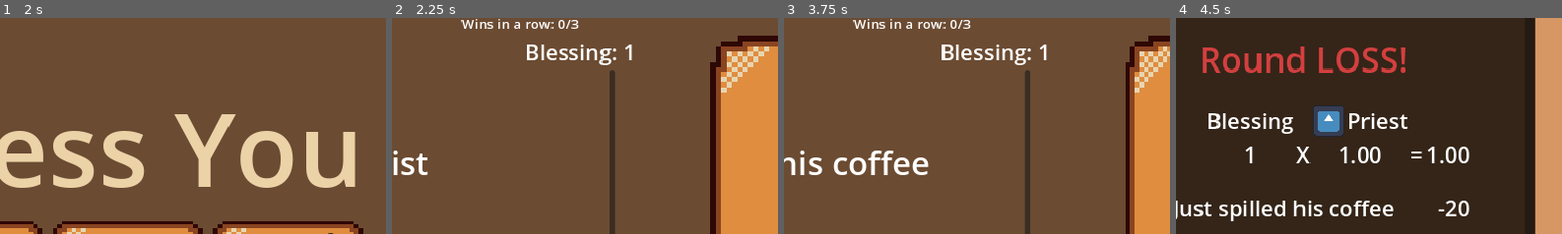
Above: before the commit, frames 1-4 (left to right).
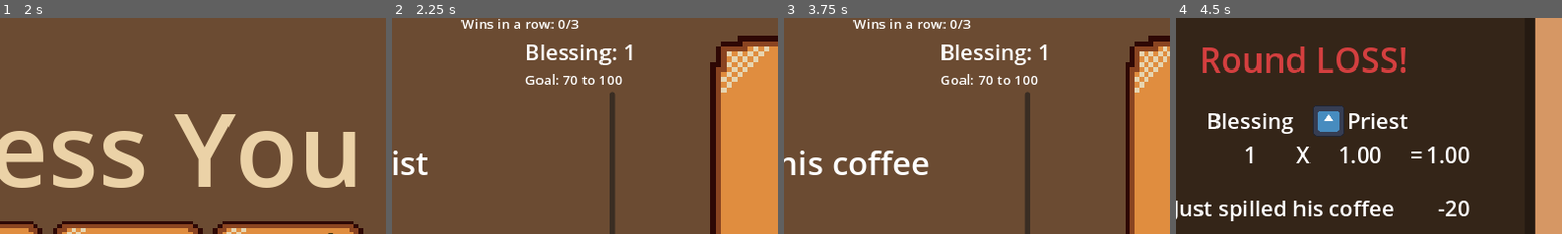
Above: after the commit, the same moments.

Repository: frostblooded/wolf
Game: Godot game, scene res://scenes/StartGameInfo.tscn
The game is run twice, just before and just after one commit, with the same random seed, the same clock (stepped at 60 frames per second) and the same inputs. The engine's default icon, where the game draws it, is replaced by a stand-in: a white triangle on a blue panel in a dark square.
Inputs:
- Up to frame 1 (2 s): tap Enter at 0.5 s; click "Main menu" at 1.25 s
- Up to frame 2 (2.25 s): click "Easy" at 2 s
- Up to frame 3 (3.75 s): click "Bless" at 2.75 s; click "Next unit" at 3.5 s
- Up to frame 4 (4.5 s): click "Bless" at 4.25 s
The pictures show only the part of the screen within x 33-83%, y 8-58%; the shares and areas given below are measured in that part.

Frame 1 is identical in both runs. In frame 2, 0.6% of the frame differs, in the area x 34-60%, y 24-35%; in frame 3, 0.6%; in frame 4, nothing differs.

Commit message:
Add goal label

Diff:
--- a/scenes/UI/BlessingUnitUI.tscn
+++ b/scenes/UI/BlessingUnitUI.tscn
@@ -122,6 +122,11 @@
 text = "Blessing: 50
 "
 
+[node name="BlessGoalLabel" type="Label" parent="MarginContainer/PanelContainer/MarginContainer/VBoxContainer/HBoxContainer/HBoxContainer/VBoxContainer/BlessingInput/VBoxContainer"]
+layout_mode = 2
+theme_override_font_sizes/font_size = 20
+text = "Goal: 75 to 100"
+
 [node name="BlessAmountSlider" type="VSlider" parent="MarginContainer/PanelContainer/MarginContainer/VBoxContainer/HBoxContainer/HBoxContainer/VBoxContainer/BlessingInput/VBoxContainer"]
 layout_mode = 2
 size_flags_horizontal = 1
--- a/scripts/blessing_input.gd
+++ b/scripts/blessing_input.gd
@@ -1,9 +1,11 @@
 extends HBoxContainer
 
 @onready var bless_amount_label: Label = find_child("BlessAmountLabel")
+@onready var bless_goal_label: Label = find_child("BlessGoalLabel")
 
 func _ready():
     update_bless_amount_label(1)
+    bless_goal_label.text = "Goal: %d to 100" % DifficultyManager.get_min_goal()
 
 func _on_button_pressed():
     MessageBus.BLESS_BUTTON_PRESSED.emit($VBoxContainer/BlessAmountSlider.value)
